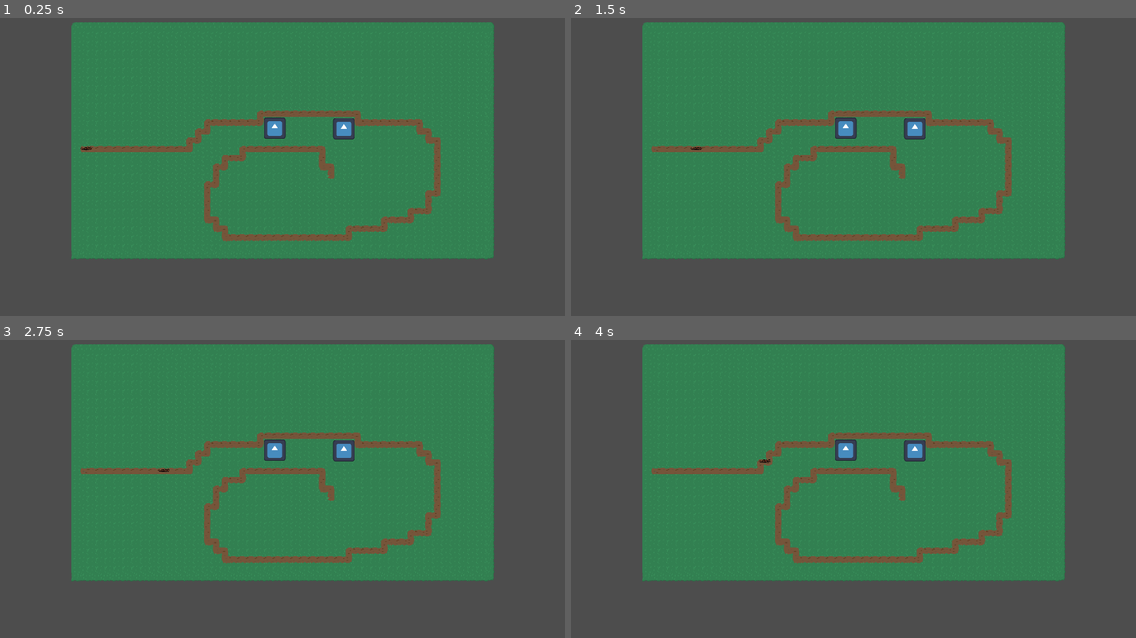
Above: before the commit, frames 1-4 (two rows, left to right).
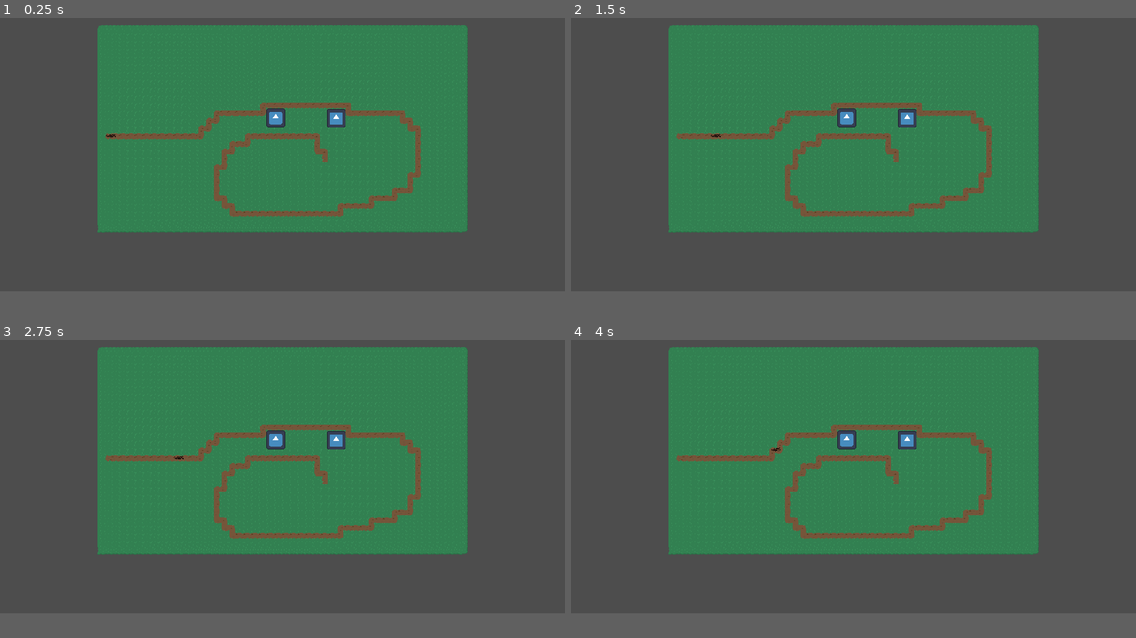
Above: after the commit, the same moments.

Repository: tomsku21/TD_project
Game: Godot game, scene res://Scenes/Main.tscn
Two runs of this game, one before a commit and one after it. Both use one fixed random seed, a clock stepped at 60 frames per second and the inputs below. The engine's default icon, where the game draws it, is replaced by a stand-in: a white triangle on a blue panel in a dark square.
Inputs (mouse positions are in pixels of both pictures, inside the frame that each line leads up to):
- Up to frame 1 (0.25 s): no input
- Up to frame 2 (1.5 s): tap Enter at 0.5 s; move the mouse to (977, 128) at 0.52 s; click (977, 128) at 0.6 s; tap Space at 1.25 s; move the mouse to (740, 161) at 1.27 s; click (740, 161) at 1.35 s
- Up to frame 3 (2.75 s): tap Enter at 2 s; move the mouse to (339, 390) at 2.02 s; click (339, 390) at 2.1 s
- Up to frame 4 (4 s): tap Space at 2.75 s; move the mouse to (825, 536) at 2.77 s; click (825, 536) at 2.85 s; tap Enter at 3.5 s; move the mouse to (1023, 518) at 3.52 s; click (1023, 518) at 3.6 s
The window is 800x485 before the commit and 800x450 after it. Grey fills any space a smaller window leaves; there, only what the larger window draws over its background counts as a difference.

The runs differ from the first frame. In frame 1, 19% of the frame differs, in the area x 12-88%, y 1-82%; in frame 2, 19%; in frame 3, 19%; in frame 4, 19%.

Commit message:
Poistettu HealthBar.
Poistin HealthBar noden Enemy  ja turret sceneistä.

Diff:
--- a/Scenes/building/turret.tscn
+++ b/Scenes/building/turret.tscn
@@ -1,10 +1,9 @@
-[gd_scene load_steps=7 format=3 uid="uid://cup7eyokmuwhy"]
+[gd_scene load_steps=6 format=3 uid="uid://cup7eyokmuwhy"]
 
 [ext_resource type="Script" uid="uid://bj7qrardp2pg5" path="res://Scripts/turret.gd" id="1_hskch"]
 [ext_resource type="Texture2D" uid="uid://csw2nao8cbgsv" path="res://icon.svg" id="2_6spbj"]
 [ext_resource type="Material" uid="uid://caqxysn4tq1wx" path="res://Shaders/ShaderMaterial.tres" id="2_lfpdx"]
 [ext_resource type="PackedScene" uid="uid://bgnj8h1jyuasx" path="res://Scenes/components/health_component.tscn" id="3_6spbj"]
-[ext_resource type="PackedScene" uid="uid://b57m53b57hd7h" path="res://Scenes/components/health_bar.tscn" id="3_pulj5"]
 
 [sub_resource type="CircleShape2D" id="CircleShape2D_hskch"]
 radius = 48.28
@@ -25,9 +24,6 @@
 
 [node name="Marker2D" type="Marker2D" parent="."]
 
-[node name="HealthBar" parent="." instance=ExtResource("3_pulj5")]
-unique_name_in_owner = true
-
 [node name="HealthComponent" parent="." node_paths=PackedStringArray("character") instance=ExtResource("3_6spbj")]
 unique_name_in_owner = true
 character = NodePath("..")
--- a/Scenes/enemy.tscn
+++ b/Scenes/enemy.tscn
@@ -1,9 +1,8 @@
-[gd_scene load_steps=11 format=3 uid="uid://cmnfkxxc82kcv"]
+[gd_scene load_steps=10 format=3 uid="uid://cmnfkxxc82kcv"]
 
 [ext_resource type="Script" uid="uid://du3u44on1bq8k" path="res://Scripts/Enemy.gd" id="1_1f0kj"]
 [ext_resource type="Texture2D" uid="uid://cow57jupqj173" path="res://Assets/Ants/Ants.png" id="2_1f0kj"]
 [ext_resource type="PackedScene" uid="uid://bgnj8h1jyuasx" path="res://Scenes/components/health_component.tscn" id="3_afpow"]
-[ext_resource type="PackedScene" uid="uid://b57m53b57hd7h" path="res://Scenes/components/health_bar.tscn" id="4_287tu"]
 [ext_resource type="Material" uid="uid://caqxysn4tq1wx" path="res://Shaders/ShaderMaterial.tres" id="5_ghaa6"]
 
 [sub_resource type="AtlasTexture" id="AtlasTexture_1f0kj"]
@@ -67,9 +66,4 @@
 MAX_HEALTH = 15
 shader_material = ExtResource("5_ghaa6")
 
-[node name="HealthBar" parent="CharacterBody2D" instance=ExtResource("4_287tu")]
-unique_name_in_owner = true
-offset_top = -19.0
-offset_bottom = -12.0
-
 [connection signal="timeout" from="CharacterBody2D/AttackTimer" to="CharacterBody2D" method="_on_attack_timer_timeout"]
--- a/Scenes/enemy2.tscn
+++ b/Scenes/enemy2.tscn
@@ -1,9 +1,8 @@
-[gd_scene load_steps=11 format=3 uid="uid://cqlyalso8oltf"]
+[gd_scene load_steps=10 format=3 uid="uid://cqlyalso8oltf"]
 
 [ext_resource type="Script" uid="uid://du3u44on1bq8k" path="res://Scripts/Enemy.gd" id="1_g6ed3"]
 [ext_resource type="Texture2D" uid="uid://cow57jupqj173" path="res://Assets/Ants/Ants.png" id="2_k6nad"]
 [ext_resource type="PackedScene" uid="uid://bgnj8h1jyuasx" path="res://Scenes/components/health_component.tscn" id="3_aynp6"]
-[ext_resource type="PackedScene" uid="uid://b57m53b57hd7h" path="res://Scenes/components/health_bar.tscn" id="4_2arym"]
 [ext_resource type="Material" uid="uid://caqxysn4tq1wx" path="res://Shaders/ShaderMaterial.tres" id="4_f1qqd"]
 
 [sub_resource type="AtlasTexture" id="AtlasTexture_g6ed3"]
@@ -64,9 +63,4 @@
 MAX_HEALTH = 15
 shader_material = ExtResource("4_f1qqd")
 
-[node name="HealthBar" parent="CharacterBody2D" instance=ExtResource("4_2arym")]
-unique_name_in_owner = true
-offset_top = -19.0
-offset_bottom = -12.0
-
 [connection signal="timeout" from="CharacterBody2D/AttackTimer" to="CharacterBody2D" method="_on_attack_timer_timeout"]
--- a/Scripts/health_component.gd
+++ b/Scripts/health_component.gd
@@ -11,11 +11,6 @@
 
 func _ready():
 	health = MAX_HEALTH
-	healthbar = %HealthBar
-	healthbar.visible = false
-	healthbar.max_value = MAX_HEALTH
-	healthbar.value = health
-
 	if get_parent().has_node("AnimatedSprite2D"):
 		sprite = get_parent().get_node("AnimatedSprite2D")
 	elif get_parent().has_node("Sprite2D"):
@@ -29,14 +24,10 @@
 		material.set_shader_parameter("red_tint_amount", 0.0)
 
 func damage(damage):
-	healthbar = %HealthBar
 	health -= damage
-	healthbar.visible = true
-	healthbar.value = health
 	shader_handler()
 	if health <= 0:
 		health = 0
-		healthbar.value = health
 		character.destroy()
 
 
@@ -45,7 +36,7 @@
 	var health_ratio = clamp(float(health) / MAX_HEALTH, 0.0, 1.0)
 	material.set_shader_parameter("red_tint_amount", 1.0 - health_ratio)
 	for i in 3:
-		material.set_shader_parameter("flash_amount", 1.0)
+		material.set_shader_parameter("flash_amount", 0.6)
 		await get_tree().create_timer(0.01).timeout
 		material.set_shader_parameter("flash_amount", 0.0)
 		await get_tree().create_timer(0.01).timeout
--- a/Shaders/enemy_hit.gdshader
+++ b/Shaders/enemy_hit.gdshader
@@ -5,7 +5,7 @@
 void fragment() {
 	vec4 current_color = texture(TEXTURE, UV);
 
-	vec3 red_tint_color = vec3(1.0, 0.0, 0.0);
+	vec3 red_tint_color = vec3(0.7, 0.0, 0.0);
 	vec3 tinted_color = mix(current_color.rgb, red_tint_color, red_tint_amount);
 
 	vec3 flash_color = vec3(1.0, 1.0, 1.0);
--- a/project.godot
+++ b/project.godot
@@ -25,10 +25,10 @@
 
 [display]
 
-window/size/viewport_width=1680
-window/size/viewport_height=1020
-window/size/mode=3
+window/size/viewport_width=1920
+window/size/viewport_height=1080
 window/stretch/mode="viewport"
+window/stretch/aspect="keep_width"
 
 [global_group]
 
